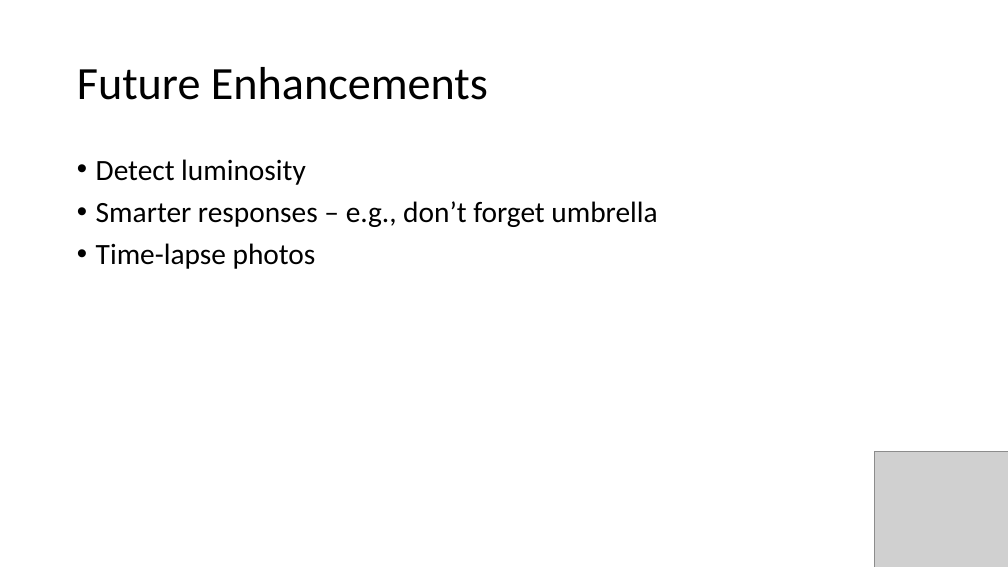
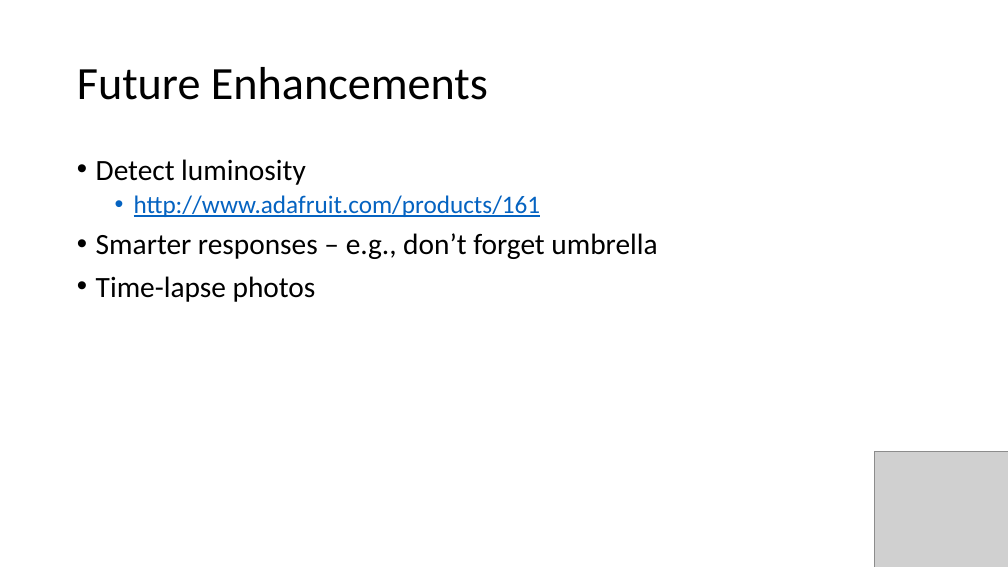
Before and after one commit to crimeprophet/CodeSaints, a slide deck: slide 5 of Weather Station.pptx (slide 4 before the commit). Drawn at 1008x567 pixels with LibreOffice and Linux fonts; fonts in the diff are those of the drawing; grey boxes stand for pictures. Boxes give left, top, right and bottom in pixels: in the first picture for what was removed or moved away, otherwise in the second. Text is boxed around its words. In the diff, an @@ line names an element or a change of style, - is before the commit and + after.

```diff
--- a/Weather Station.pptx
+++ b/Weather Station.pptx
@@ text at [134,195,541,217]: paragraph added @@
+  • http://www.adafruit.com/products/161
```
Also in this commit, not shown: 2 other slides changed, 10 slides added.
